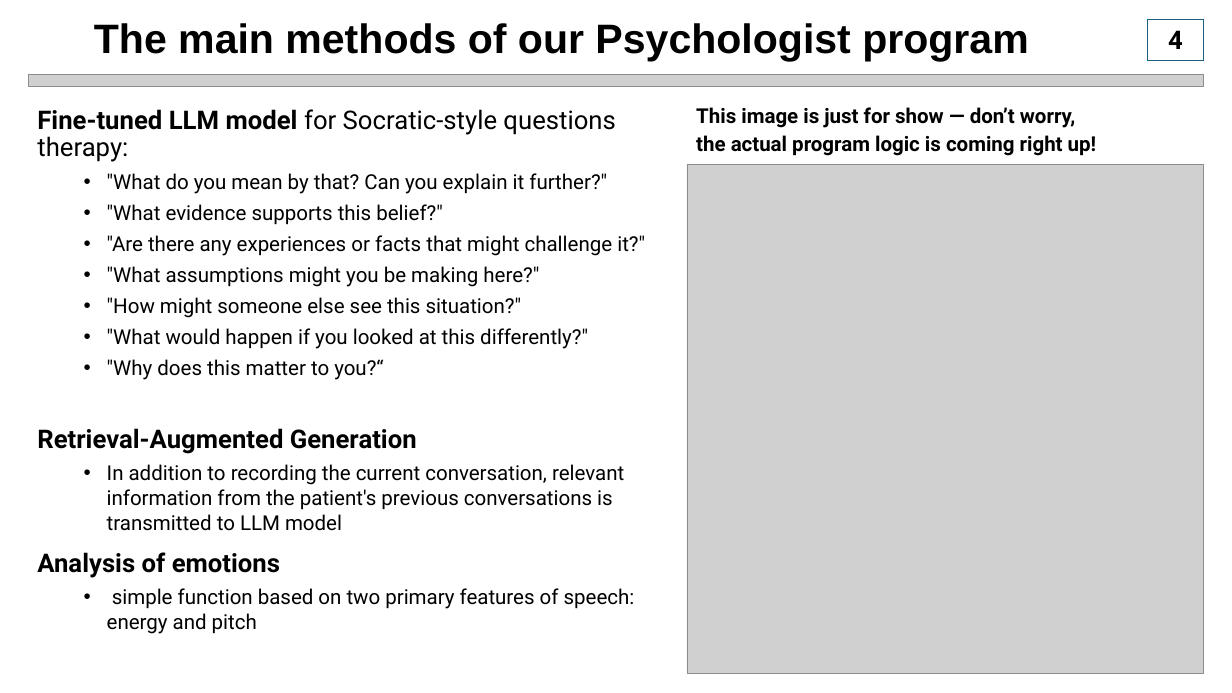
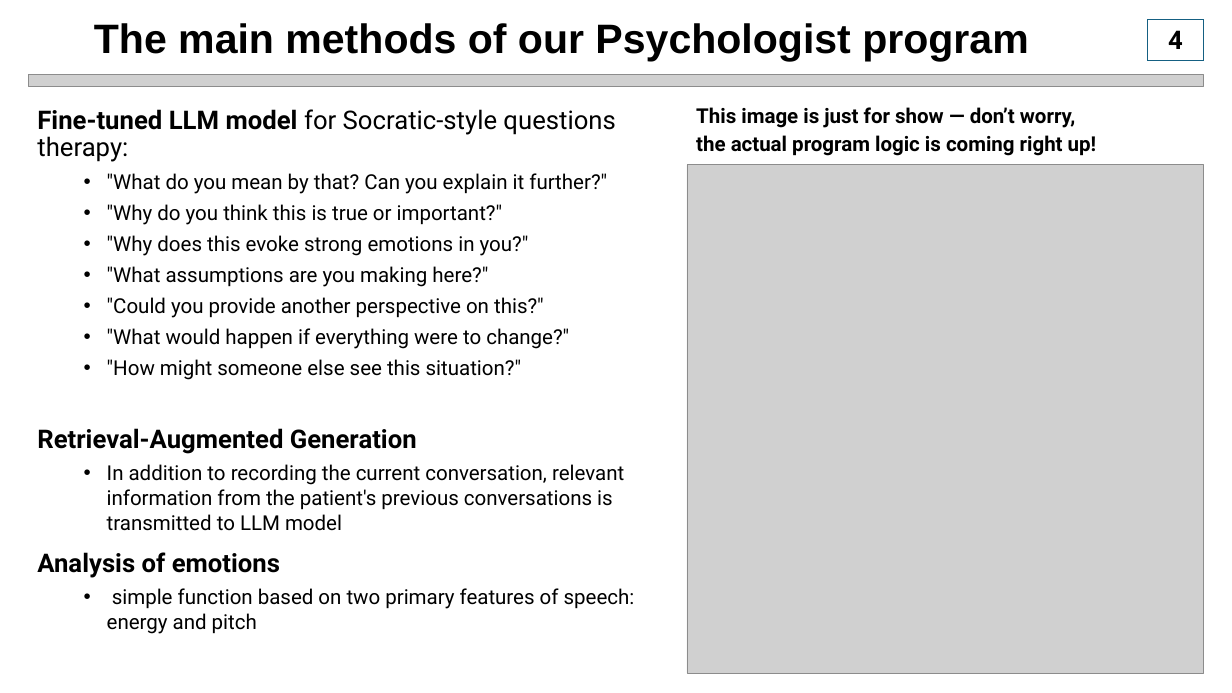
Before and after one commit to IlyaZutler/Project_4-Psychologist_IA, a slide deck: slide 5 of Presentation3.pptx. Drawn at 1232x693 pixels with LibreOffice and Linux fonts; fonts in the diff are those of the drawing; grey boxes stand for pictures. Boxes give left, top, right and bottom in pixels: in the first picture for what was removed or moved away, otherwise in the second. Text is boxed around its words. In the diff, an @@ line names an element or a change of style, - is before the commit and + after.

```diff
--- a/Presentation3.pptx
+++ b/Presentation3.pptx
@@ text at (x1=107, y1=204, x2=569, y2=349): text changed @@
-  • "What evidence supports this belief?"
-  • "Are there any experiences or facts that might challenge it?"
-  • "What assumptions might you be making here?"
+  • "Why do you think this is true or important?"
+  • "Why does this evoke strong emotions in you?"
+  • "What assumptions are you making here?"
+  • "Could you provide another perspective on this?"
+  • "What would happen if everything were to change?"
@@ text at (x1=107, y1=328, x2=588, y2=380): paragraphs removed @@
-  • "What would happen if you looked at this differently?"
-  • "Why does this matter to you?“
```
Also in this commit, not shown: 6 other slides changed, 8 other files.
